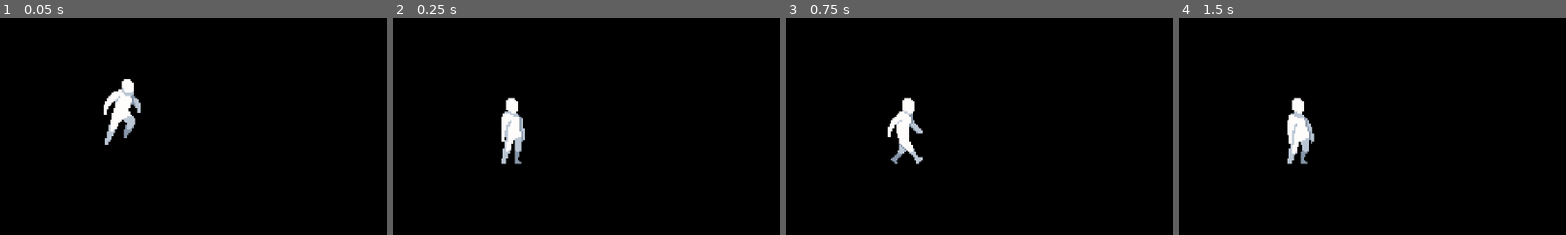
Above: before the commit, frames 1-4 (left to right).
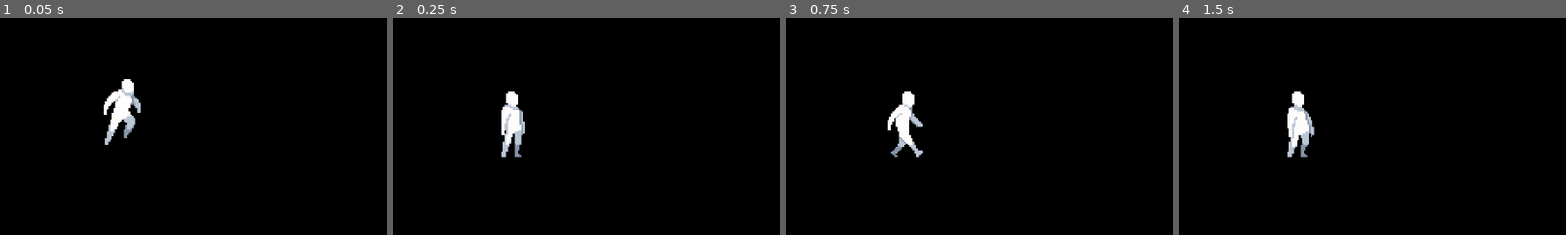
Above: after the commit, the same moments.

Repository: AlissonLamarque/Shovel-GameJam
Game: Godot game, scene res://scenes/main.tscn
Two runs of this game, one before a commit and one after it. Both use one fixed random seed, a clock stepped at 60 frames per second and the inputs below.
Inputs:
- Up to frame 1 (0.05 s): no input
- Up to frame 2 (0.25 s): no input
- Up to frame 3 (0.75 s): tap Enter at 0.5 s; hold Right (ui_right) from 0.53 s (still down)
- Up to frame 4 (1.5 s): keep holding Right (ui_right)
The pictures show only the part of the screen within x 0-50%, y 38-88%; the shares and areas given below are measured in that part.

Frame 1 is identical in both runs. In frame 2, 0.9% of the frame differs, in the area x 27-35%, y 33-68%; in frame 3, 1.2%, in the area x 26-36%, y 33-68%; in frame 4, 1.1%.

Commit message:
Control enabled adicionado

Diff:
--- a/scenes/player.tscn
+++ b/scenes/player.tscn
@@ -508,6 +508,7 @@
 
 [sub_resource type="CapsuleShape2D" id="CapsuleShape2D_dlm0b"]
 radius = 5.0
+height = 38.0
 
 [node name="Player" type="CharacterBody2D"]
 script = ExtResource("1_ndjec")
--- a/scripts/player.gd
+++ b/scripts/player.gd
@@ -18,6 +18,8 @@
 @export_group("Física")
 @export var gravity_scale: float = 1.0 # Multiplicador para a gravidade padrão do projeto.
 
+var control_enabled = true
+
 # Variável para armazenar a gravidade do projeto.
 var gravity = ProjectSettings.get_setting("physics/2d/default_gravity")
 
@@ -33,6 +35,8 @@
 
 
 func _physics_process(delta: float) -> void:
+	if !control_enabled:
+		return
 	# 1. APLICAR GRAVIDADE
 	if not is_on_floor():
 		velocity.y += gravity * gravity_scale * delta
